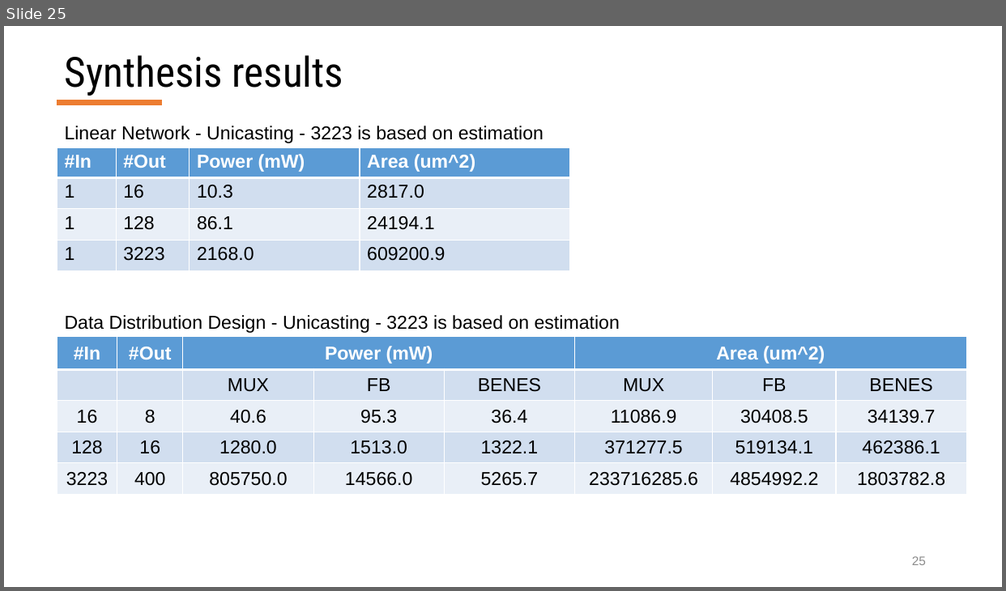
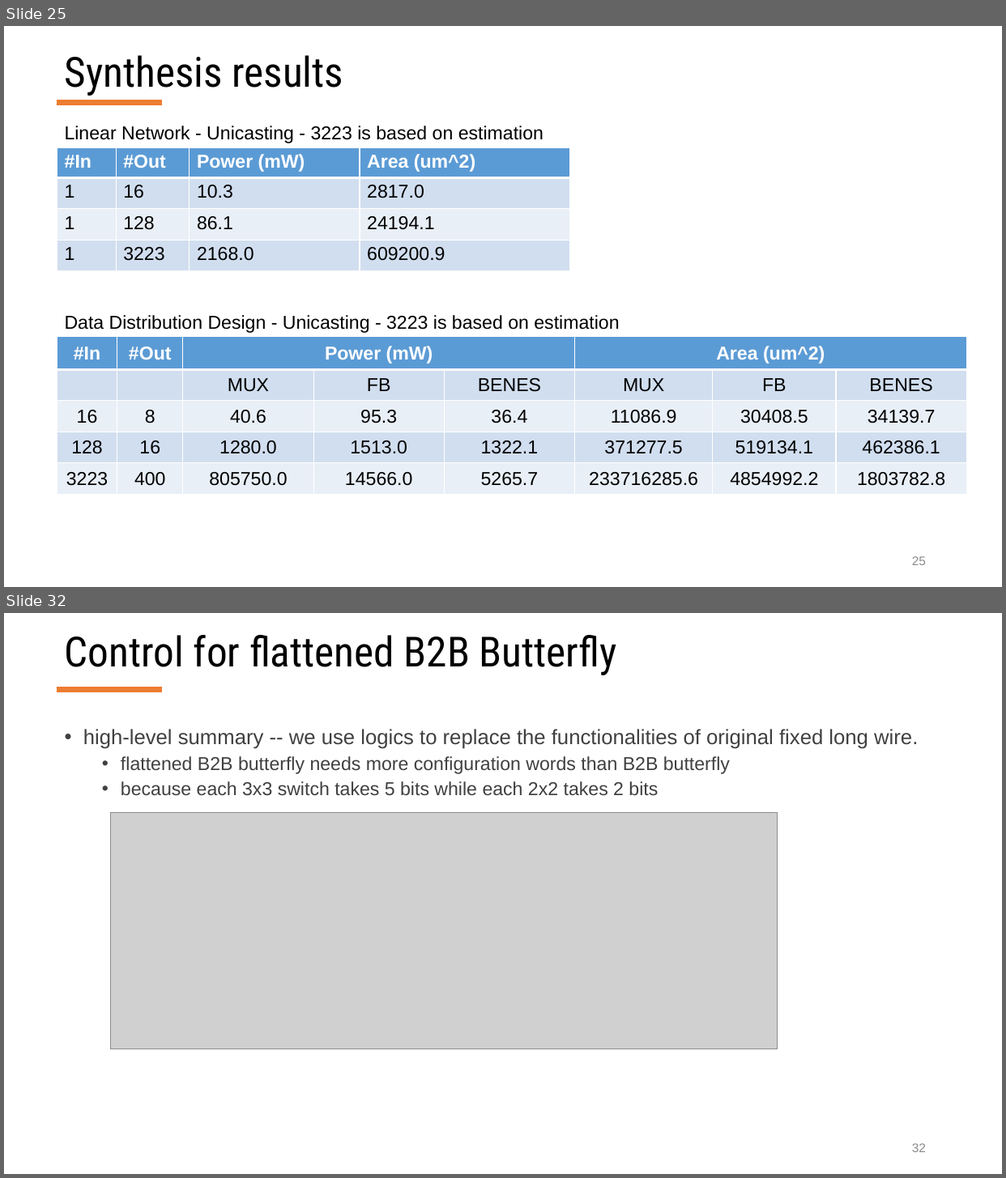
Before and after one commit to georgia-tech-synergy-lab/AcceleratorNoC, a slide deck: RTL_MicroSwitches_Jianming.pptx. Shown one above the other, each under a label of ours: slide 25 before the commit, slides 25 and 32 after it; the slides between them are not shown. The pictures are 1006x591 and 1006x1178 pixels, drawn with LibreOffice and Linux fonts; fonts in the diff are those of the drawing; grey boxes stand for pictures. Boxes give left, top, right and bottom in pixels: in the first picture for what was removed or moved away, otherwise in the second. Text is boxed around its words. In the diff, an @@ line names an element or a change of style, - is before the commit and + after.

```diff
--- a/RTL_MicroSwitches_Jianming.pptx
+++ b/RTL_MicroSwitches_Jianming.pptx
@@ slide 32 added at [4,613,1002,1174], background #FFFFFF; not listed: 1 template element that a slide beside it also shows @@
@@ title added at [65,635,617,675], 40 pt, text #000000 @@
+Control for flattened B2B Butterfly
@@ text added at [83,729,918,795], 18 pt, text #404040 @@
+• high-level summary -- we use logics to replace the functionalities of original fixed long wire.
+  • flattened B2B butterfly needs more configuration words than B2B butterfly
+  • because each 3x3 switch takes 5 bits while each 2x2 takes 2 bits
@@ picture added at [111,813,778,1050] @@
@@ page number added at [912,1144,926,1152], 12 pt, text #8C8C8C @@
+32
```
Also in this commit, not shown: 6 other slides added, 35 other files.
